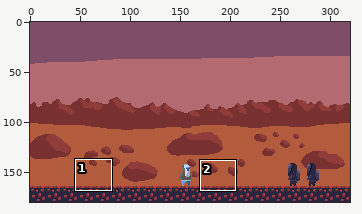
Pixel-art file, stored at Assets/images/GameBackground.aseprite. Above, an overview of the earlier version with the close-up marked.
Close-up. Old version:
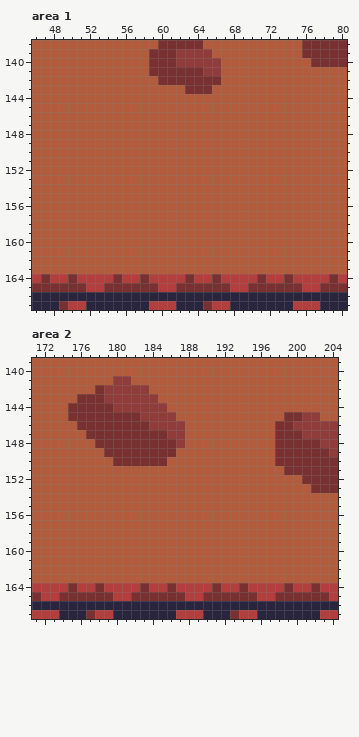
320x180 pixels, 1 frame. Shown: area 1: x 46..80, y 138..167; area 2: x 171..204, y 139..167. The commit also changed other parts of the picture, which this record leaves out.
Now the later version:
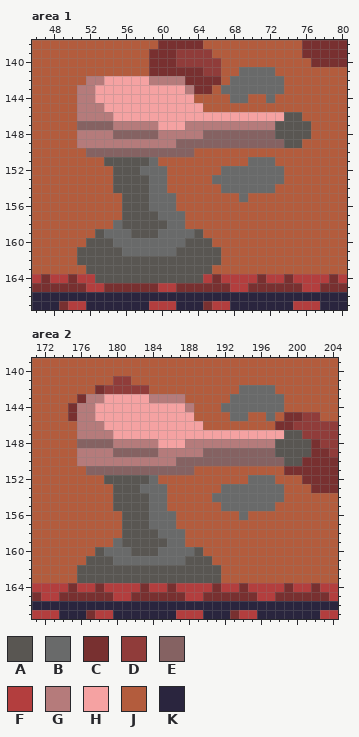
Palette (. is transparent): A #595652  B #696a6a  C #783030  D #903c3a  E #856262  F #b33e3e  G #b57b7b  H #f5a2a2  J #b35c3d  K #2a253e
The exact change:
Area 1, layer "Game":
y 141: x 69..72 JJJJ -> BBBB
y 142: x 52..62 JJJJJJJJCCC -> GGHHHHHGGGG; x 68..73 JJJJJJ -> BBBBBB
y 143: x 51..63 JJJJJJJJJJJJC -> GGHHHHHHHHHHG; x 67..73 JJJJJJJ -> BBBBBBB
y 144: x 51..63 JJJJJJJJJJJJJ -> GGHHHHHHHHHHH; x 68..69 JJ -> BB; x 72 J -> B
y 145: x 51..64 JJJJJJJJJJJJJJ -> GGGHHHHHHHHHHH
y 146: x 51..75 JJJJJJJJJJJJJJJJJJJJJJJJJ -> GGGGHHHHHHHHHHHHHHHHHHHAA
y 147: x 51..76 JJJJJJJJJJJJJJJJJJJJJJJJJJ -> EEEEGGGGGHHHGGGGGGGGGGAAAA
y 148: x 51..76 JJJJJJJJJJJJJJJJJJJJJJJJJJ -> GGGGEEEEEGGGGGEEEEEEEEAAAA
y 149: x 51..75 JJJJJJJJJJJJJJJJJJJJJJJJJ -> GGGGGGGGGGGEEEEEEEEEEEEAA
y 150: x 52..63 JJJJJJJJJJJJ -> EEEEEEEEEEEE
y 151: x 54..59 JJJJJJ -> AAAAAB; x 70..72 JJJ -> BBB
y 152: x 55..60 JJJJJJ -> AAABBB; x 67..73 JJJJJJJ -> BBBBBBB
y 153: x 55..60 JJJJJJ -> AAAABB; x 66..73 JJJJJJJJ -> BBBBBBBB
y 154: x 55..60 JJJJJJ -> AAAABB; x 67..72 JJJJJJ -> BBBBBB
y 155: x 56..61 JJJJJJ -> AAABBB; x 69 J -> B
y 156: x 56..61 JJJJJJ -> AAABBB
y 157: x 56..62 JJJJJJJ -> AAAABBB
y 158: x 55..62 JJJJJJJJ -> BAAAAABB
y 159: x 53..64 JJJJJJJJJJJJ -> ABBBAAABBBBA
y 160: x 52..65 JJJJJJJJJJJJJJ -> AAABBBBBBBBAAA
y 161: x 51..66 JJJJJJJJJJJJJJJJ -> AAAAABBBBBBAAAAA
y 162: x 51..66 JJJJJJJJJJJJJJJJ -> AAAAAAAAAAAAAAAA
y 163: x 52..65 JJJJJJJJJJJJJJ -> AAAAAAAAAAAAAA
y 164: x 53..64 FFCFFCFFFFCF -> AAAAAAAAAAAA
Area 2, layer "Game":
y 142: x 194..197 JJJJ -> BBBB
y 143: x 177..187 CCDDDDDDJJJ -> GGHHHHHGGGG; x 193..198 JJJJJJ -> BBBBBB
y 144: x 176..188 CCCCDDDDDDJJJ -> GGHHHHHHHHHHG; x 192..198 JJJJJJJ -> BBBBBBB
y 145: x 176..188 CCCCCCCDDDDJJ -> GGHHHHHHHHHHH; x 193..194 JJ -> BB; x 197 J -> B
y 146: x 176..189 CCCCCCCCDDDDJJ -> GGGHHHHHHHHHHH
y 147: x 176..200 JCCCCCCCCCDDJJJJJJJJJJCCC -> GGGGHHHHHHHHHHHHHHHHHHHAA
y 148: x 176..201 JJCCCCCCCCCDJJJJJJJJJJCCCC -> EEEEGGGGGHHHGGGGGGGGGGAAAA
y 149: x 176..201 JJJCCCCCCCCJJJJJJJJJJJCCCC -> GGGGEEEEEGGGGGEEEEEEEEAAAA
y 150: x 176..200 JJJJCCCCCCJJJJJJJJJJJJCCC -> GGGGGGGGGGGEEEEEEEEEEEEAA
y 151: x 177..188 JJJJJJJJJJJJ -> EEEEEEEEEEEE
y 152: x 179..184 JJJJJJ -> AAAAAB; x 195..197 JJJ -> BBB
y 153: x 180..185 JJJJJJ -> AAABBB; x 192..198 JJJJJJJ -> BBBBBBB
y 154: x 180..185 JJJJJJ -> AAAABB; x 191..198 JJJJJJJJ -> BBBBBBBB
y 155: x 180..185 JJJJJJ -> AAAABB; x 192..197 JJJJJJ -> BBBBBB
y 156: x 181..186 JJJJJJ -> AAABBB; x 194 J -> B
y 157: x 181..186 JJJJJJ -> AAABBB
y 158: x 181..187 JJJJJJJ -> AAAABBB
y 159: x 180..187 JJJJJJJJ -> BAAAAABB
y 160: x 178..189 JJJJJJJJJJJJ -> ABBBAAABBBBA
y 161: x 177..190 JJJJJJJJJJJJJJ -> AAABBBBBBBBAAA
y 162..163: x 176..191 JJJJJJJJJJJJJJJJ -> AAAAAAAAAAAAAAAA
Where, in picture pixels (left, top, right, bottom), the same in both close-ups:
changed: (77, 67, 311, 283)
changed: (77, 385, 311, 583)
